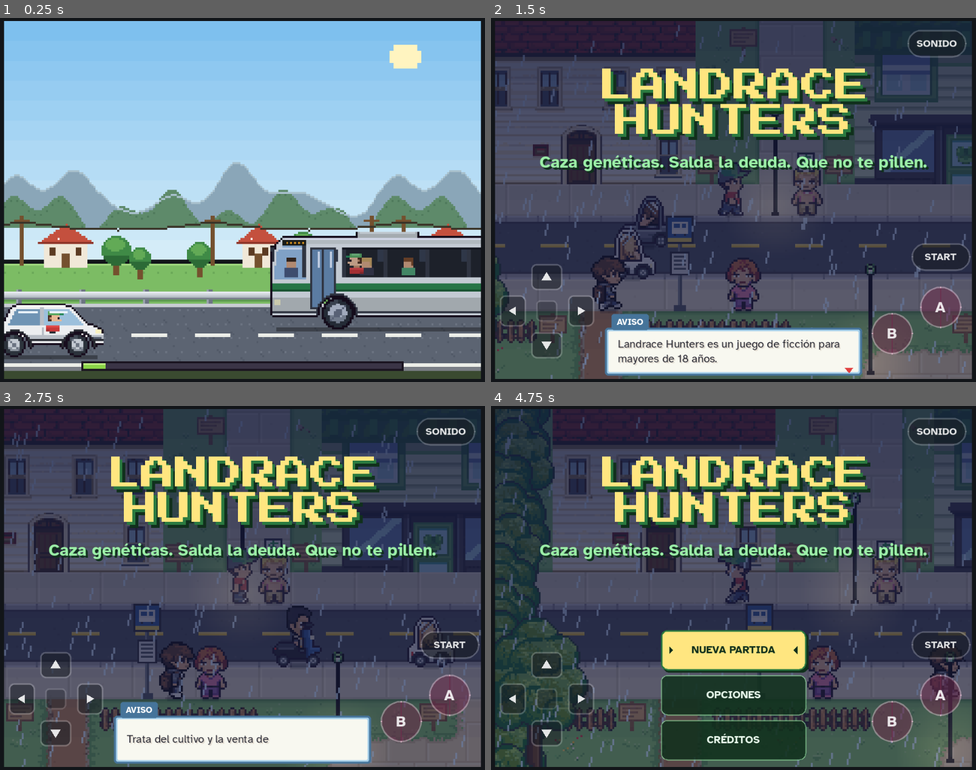
Above: before the commit, frames 1-4 (two rows, left to right).
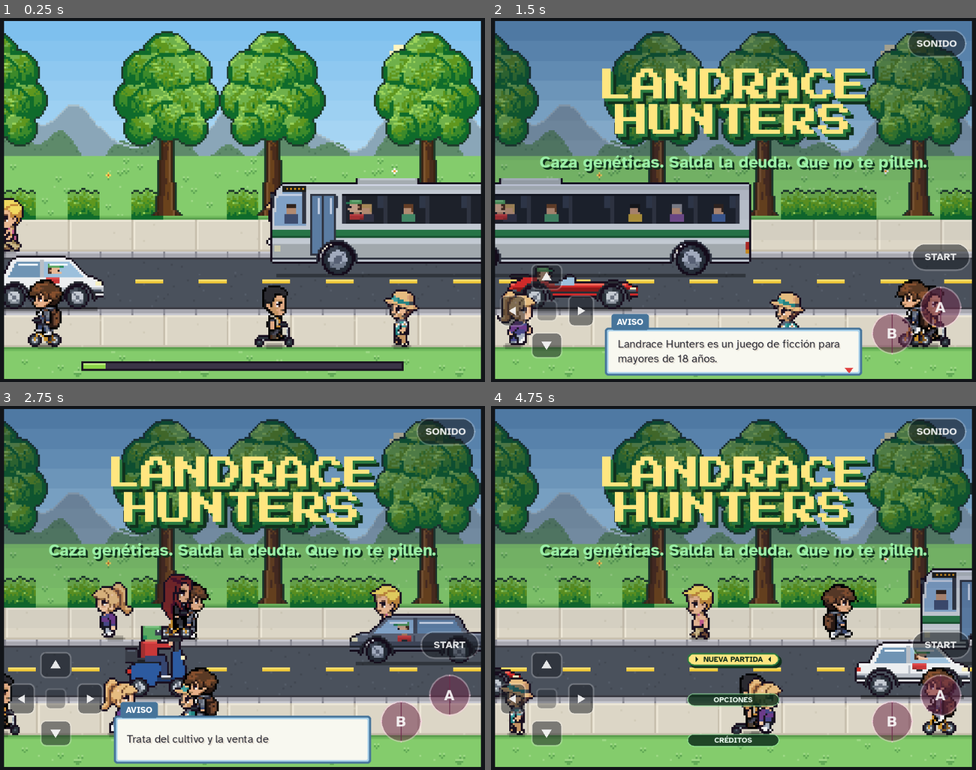
Above: after the commit, the same moments.

Repository: u0921985828-arch/Strainmon
Game: Godot game, scene res://juego.tscn
Same seed, same stepped clock (60 frames per second), same inputs: the game is played once before the commit and once after it.
Inputs (mouse positions are in pixels of both pictures, inside the frame that each line leads up to):
- Up to frame 1 (0.25 s): no input
- Up to frame 2 (1.5 s): tap Enter at 0.5 s; move the mouse to (840, 181) at 0.52 s; hold Right 0.53-1.25 s; tap Z at 0.6 s; click (840, 181) at 0.67 s; tap Space at 0.77 s; drag from (636, 218) to (709, 272) at 1.27 s
- Up to frame 3 (2.75 s): move the mouse to (291, 507) at 2.02 s; hold Right from 2.03 s (still down); tap Keypad Enter at 2.1 s
- Up to frame 4 (4.75 s): release Right at 2.75 s; drag from (709, 660) to (588, 533) at 2.77 s; move the mouse to (879, 642) at 3.52 s; hold Left 3.53-4.25 s; tap X at 3.6 s; tap Space at 3.77 s; drag from (588, 533) to (660, 497) at 4.27 s

The runs differ from the first frame. In frame 1, 79% of the frame differs, in the area x 0-100%, y 3-100%; in frame 2, 72%; in frame 3, 71%; in frame 4, 81%, in the area x 0-100%, y 0-100%.

Commit message:
1.57.1: la calle del juego en la carga y en el título, botones del título más pequeños y el extracto en el porro con tabaco
Co-Authored-By: Claude Opus 5.5 <noreply@anthropic.com>
Claude-Session: https://claude.ai/code/session_01WWCwQsjgK3rvw6gQoSEGYZ

Diff:
--- a/ribera-verde/godot/src/escena_viaje.gd
+++ b/ribera-verde/godot/src/escena_viaje.gd
@@ -6,6 +6,8 @@
 extends RefCounted
 
 const Croquis = preload("res://src/croquis.gd")
+const Atlas = preload("res://src/atlas.gd")
+const Datos = preload("res://src/datos.gd")
 
 const DUR := 3000.0      # ms: entra, rueda y sale
 const ENTRA := 700.0
@@ -170,8 +172,24 @@
 		return
 	var sw: int = P.J.SW
 	var sh: int = P.SH
-	_cielo(P, sw, 0)
-	_fondo(P, sw, sh, 0.0, Color(1, 1, 1))
+	if Datos.CAL and Atlas.ok:   # 1.57.1: la calle con el arte del juego
+		pinta_calle(P, e)
+	else:
+		_cielo(P, sw, 0)
+		_fondo(P, sw, sh, 0.0, Color(1, 1, 1))
+		_coches(P, e, Y_CARRETERA + CARRIL_LEJOS, Y_CARRETERA + CARRIL)
+	# la barra, con su marco
+	var bw := sw - 80
+	var bx := 40
+	var by := sh - 8
+	P._rect(bx - 1, by - 1, bw + 2, 5, Color("#1a1420"))
+	P._rect(bx, by, bw, 3, Color("#3a3446"))
+	P._rect(bx, by, int(bw * clampf(e / CARGA, 0.0, 1.0)), 3, Color("#8bd448"))
+	P._rect(bx, by, int(bw * clampf(e / CARGA, 0.0, 1.0)), 1, Color("#c4f088"))
+
+# los vehículos de perfil por los dos carriles (suelo de cada carril: el de enfrente y este)
+static func _coches(P, e: float, suelo1: int, suelo0: int) -> void:
+	var sw: int = P.J.SW
 	for carril in [1, 0]:
 		for v in CARGA_V:
 			if int(v[1]) != carril:
@@ -184,7 +202,7 @@
 			var x := fposmod(anda, vuelta) - w
 			if carril == 1:
 				x = sw - x - w
-			var suelo := Y_CARRETERA + (CARRIL if carril == 0 else CARRIL_LEJOS)
+			var suelo := suelo0 if carril == 0 else suelo1
 			var bote := 1 if int(anda / 18.0) % 4 == 0 else 0
 			var vx := int(x)
 			var vy := suelo - int(m.suelo) - bote
@@ -197,14 +215,121 @@
 				var rx := int(r[0]) if carril == 0 else w - int(r[0])
 				var rim: Image = R["rueda-%d-%d" % [d, f if carril == 0 else 3 - f]]
 				P._img(rim, vx + rx - d / 2, vy + bote + int(r[1]) - d / 2, tv)
-	# la barra, con su marco
-	var bw := sw - 80
-	var bx := 40
-	var by := sh - 8
-	P._rect(bx - 1, by - 1, bw + 2, 5, Color("#1a1420"))
-	P._rect(bx, by, bw, 3, Color("#3a3446"))
-	P._rect(bx, by, int(bw * clampf(e / CARGA, 0.0, 1.0)), 3, Color("#8bd448"))
-	P._rect(bx, by, int(bw * clampf(e / CARGA, 0.0, 1.0)), 1, Color("#c4f088"))
+
+# 1.57.1 (lo pidió el usuario: «que aparezcan en la pantalla de carga los sprites reales de césped, árboles, setos, también molaría que
+# pasasen algún transeúnte… que se quede de fondo la carretera andando coches y por la acera transeúntes andando, en bici, patinete»): la
+# calle del juego vista de lado, quieta, de abajo arriba: la acera de delante, la calzada (dos carriles), la acera de detrás y dos filas de
+# hierba con árboles y setos, el monte y el cielo; por las aceras, gente andando, en bici y en patinete; por la calzada, los vehículos de
+# perfil. La carga y el título (CALLE_FIL: filas de 16 px desde abajo)
+const CALLE_FIL := ["grass", "walk", "roadB", "roadT", "walk", "grass", "grass"]   # abajo, la hierba con la barra de la carga
+# los de las aceras: acera (0 la de detrás, 1 la de delante), sentido, px/ms, dónde va en la vuelta (0..1) y vehículo
+const PEATONES := [[0, 1, 0.040, 0.05, ""], [0, -1, 0.034, 0.40, ""], [0, 1, 0.085, 0.62, "bici"], [0, -1, 0.045, 0.85, ""],
+	[1, -1, 0.042, 0.20, ""], [1, 1, 0.066, 0.50, "patinete"], [1, -1, 0.090, 0.75, "bici"], [1, 1, 0.038, 0.95, ""]]
+
+static func calle_y0(P) -> int:
+	return int(P.SH) - 16 * CALLE_FIL.size()
+
+static func pinta_calle(P, e: float) -> void:
+	var sw: int = P.J.SW
+	var y0 := calle_y0(P)
+	_cielo(P, sw, 0)
+	var im: Image = R.monte
+	var x := 0
+	while x < sw:
+		P._img(im, x, y0 - im.get_height() + 3, Color(1, 1, 1))
+		x += im.get_width()
+	var n := CALLE_FIL.size()
+	var cols := ceili(sw / 16.0)
+	for i in n:
+		var k: String = CALLE_FIL[n - 1 - i]
+		var sy := y0 + i * 16
+		for tx in cols:
+			var kk := k
+			if i == 0 and P.hash_t(tx, 5) % 9 == 0:
+				kk = "flowers"
+			_tile(P, kk, tx, i, tx * 16, sy)
+		if k == "grass" and i + 1 < n and CALLE_FIL[n - 2 - i] == "walk":   # el canto de la hierba junto a la acera
+			P._rect(0, sy + 15, sw, 1, Color8(0x5a, 0xa0, 0x4e))
+			P._rect(0, sy + 14, sw, 1, Color8(0x72, 0xbc, 0x5e))
+		if k == "grass" and i > 0 and CALLE_FIL[n - i] == "walk":
+			P._rect(0, sy, sw, 1, Color8(0x5a, 0xa0, 0x4e))
+			P._rect(0, sy + 1, sw, 1, Color8(0x72, 0xbc, 0x5e))
+	# en la fila de hierba de abajo, setos y algún árbol (con el pie en la fila)
+	var fy := y0 + 31
+	var gt = Atlas.cubre("obj:tree")
+	var gs = Atlas.cubre("obj:seto")
+	var list := []
+	var ult := -9
+	for tx in range(-1, cols + 1):
+		var h: int = P.hash_t(tx, 3)
+		var d: Dictionary = P.desfase("tree", tx, 3)
+		if gt and tx - ult >= 3 and (h % 3 == 0 or tx - ult >= 7):   # árboles sueltos, a 3-7 casillas
+			ult = tx
+			var k := "tree2" if h % 5 == 0 else "tree"
+			var g2 = Atlas.cubre("obj:" + k)
+			var f = Atlas.frame_de(g2 if g2 else gt, k, "unica", 0, {"i": 0, "esp": d.esp})
+			if f:
+				list.append([fy - 2, f, tx * 16 + 8 + d.dx, fy - 2])
+		elif h % 4 and gs:
+			var f2 = Atlas.frame_de(gs, "seto", "unica", 0, {"i": 0})
+			if f2:
+				list.append([fy, f2, tx * 16 + 8, fy])
+	for q in list:
+		P._pinta(q[1], q[2], q[3])
+	# la acera de detrás, el carril de enfrente, el de este lado y la de delante
+	_peatones(P, e, 0, y0 + 47)
+	_coches(P, e, y0 + 60, y0 + 77)
+	_peatones(P, e, 1, y0 + 95)
+
+static func _tile(P, k: String, tx: int, ty: int, sx: int, sy: int) -> void:
+	var fp = Atlas.frame_de("exterior-pk", "pk-" + k, "unica", 0, {"i": 0})
+	if fp:
+		P.L.draw_texture_rect_region(Atlas.tex(fp.c), Rect2(sx, sy, 16, 16), Rect2(((tx & 3) + 4 * (ty & 3)) * 16, 0, 16, 16))
+		return
+	var f = Atlas.frame_de(Atlas.cubre("tile:" + k), k, "unica", 0, {"i": 0})
+	if f:
+		P.L.draw_texture_rect_region(Atlas.tex(f.c), Rect2(sx, sy, 16, 16), Rect2(0, 0, 16, 16))
+
+static func _peatones(P, e: float, acera: int, yp: int) -> void:
+	var sw: int = P.J.SW
+	var vuelta := float(sw + 64)
+	for i in PEATONES.size():
+		var q: Array = PEATONES[i]
+		if int(q[0]) != acera:
+			continue
+		var gr = Atlas.grupo_look(Datos.rand_look("calle%d" % i, "client"))
+		if not gr:
+			continue
+		var anda: float = e * float(q[2]) + float(q[3]) * vuelta
+		var x := fposmod(anda, vuelta) - 32.0
+		if int(q[1]) < 0:
+			x = sw - x
+		var dir := "east" if int(q[1]) > 0 else "west"
+		var v: String = q[4]
+		if v != "" and not Atlas.anim_de("vehiculos", v + "-atras"):
+			v = ""
+		var f = null
+		if v == "patinete":
+			f = Atlas.frame_de(gr, "base", dir, 0, {"i": 0})
+		else:
+			f = Atlas.frame_de(gr, "walk", dir, 0, {"ph": fposmod(anda / (48.0 if v == "bici" else 32.0), 1.0)})
+		if f == null:
+			continue
+		var xp := int(x)
+		var sm := Color8(0, 0, 0, 56)
+		P._rect(xp - 4, yp - 1, 8, 3, sm)
+		P._rect(xp - 5, yp, 10, 1, sm)
+		if v != "":
+			var o := {"i": int(anda / 8.0) % 2}
+			var va = Atlas.frame_de("vehiculos", v + "-atras", dir, 0, o)
+			var vd = Atlas.frame_de("vehiculos", v + "-delante", dir, 0, o)
+			if va:
+				P._pinta(va, xp, yp)
+			P._pinta(f, xp, yp - int(P.J.D.VEHICULOS[v].sube))
+			if vd:
+				P._pinta(vd, xp, yp)
+		else:
+			P._pinta(f, xp, yp)
 
 static func _texto(P, x: int, y: int, t: String, s: int) -> void:
 	for q in Croquis.letras(t):
--- a/ribera-verde/godot/src/mundo.gd
+++ b/ribera-verde/godot/src/mundo.gd
@@ -2055,7 +2055,7 @@
 # el bong, el vaporizador y el grinder, del grow (PARAFERNALIA). g: cogollos por vez (el porro, con tabaco, gt); gr: extracto
 # por vez (0 = el porro no lleva extracto); con: lo que hace falta en S.items
 const FUMAR := {
-	"porro": {"n": "Liarte un porro", "g": 0.5, "gt": 0.3, "gr": 0.0, "con": ["papel", "mechero"]},
+	"porro": {"n": "Liarte un porro", "g": 0.5, "gt": 0.3, "gr": 0.0, "grt": 0.1, "con": ["papel", "mechero"]},   # grt (1.57.1): extracto con tabaco
 	"pipa": {"n": "Una pipa", "g": 0.2, "gr": 0.1, "con": ["pipa", "mechero"]},
 	"bong": {"n": "Un bong", "g": 0.3, "gr": 0.1, "con": ["bong", "mechero"]},
 	"vapo": {"n": "El vaporizador", "g": 0.2, "gr": 0.1, "con": ["vapo"]},
@@ -2096,10 +2096,14 @@
 				tab = true
 				gb = F.gt
 	var ls := bud_lots(gb).map(func(l): return [l[0], l[1], false])
-	if F.gr > 0:
-		ls += rosin_lots(F.gr).map(func(l): return [l[0], l[1], true])
+	# 1.57.1 (lo pidió el usuario: «las extracciones se deberían de poder fumar también con tabaco, sin tabaco no, porque sería con la
+	# pipa»): en el porro, el extracto solo con tabaco (grt); solo, en la pipa, el bong o el vaporizador
+	var gx: float = F.gr if F.gr > 0 else (float(F.grt) if tab and Datos.CAL else 0.0)
+	if gx > 0:
+		ls += rosin_lots(gx).map(func(l): return [l[0], l[1], true])
 	if ls.is_empty():
-		await say("No llevas nada para fumar." if F.gr > 0 else "No llevas cogollos para liarte uno.")
+		var sin_tab: bool = mk == "porro" and Datos.CAL and not tab and not rosin_lots(F.grt).is_empty()
+		await say("No llevas nada para fumar." if F.gr > 0 else ("Sin cogollos, el extracto solo se lía con tabaco; si no, en una pipa, un bong o el vaporizador." if sin_tab else "No llevas cogollos para liarte uno."))
 		return
 	var i := 0
 	if ls.size() > 1:
@@ -2111,7 +2115,7 @@
 	var thc: float = ls[i][1].thc
 	var nom: String = extr_nombre(lk, true) if r else lot_nombre(lk)
 	if r:
-		use_rosin(lk, F.gr)
+		use_rosin(lk, gx)
 	else:
 		use_buds(lk, gb)
 	if mk == "porro":
--- a/ribera-verde/godot/src/pinta.gd
+++ b/ribera-verde/godot/src/pinta.gd
@@ -63,6 +63,8 @@
 		modo = "carpa"
 	elif m == "title":
 		modo = "demo"   # 1.35: la partida de fondo (demo_entra, mundo.gd)
+		if Datos.CAL and Atlas.ok and EscViaje.carga():
+			modo = "calle"   # 1.57.1 (lo pidió el usuario): la calle de la carga sigue de fondo, en vez de la partida
 	elif m == "intro":
 		modo = "title"
 	elif m == "carga":
@@ -110,6 +112,12 @@
 	elif modo == "carga":
 		if n == 0:
 			EscViaje.pinta_carga(self, now - float(J.carga_t0))
+	elif modo == "calle":
+		if n == 0:
+			EscViaje.pinta_calle(self, now - float(J.carga_t0))
+		elif n == 2:   # un velo azul arriba, más suave que el de la partida de fondo, para que se lean el título y el lema
+			for i in 11:
+				_rect(0, i * 10, J.SW, 10, Color8(14, 22, 60, Datos.jsround((0.42 - i * 0.038) * 255)))
 	elif modo == "carpaC" and n == 2:
 		L.draw_set_transform(Vector2(OX(), OY()))
 		_vfx({"x": 0, "y": 0}, "home")
--- a/ribera-verde/godot/src/ui.gd
+++ b/ribera-verde/godot/src/ui.gd
@@ -1153,15 +1153,21 @@
 	var hueco: float = ui_rect().end.y - 6 * us - _tit_fin() - 4 * us
 	var h := clampf(48 * _dp(), TIT_H * us, maxf(TIT_H * us, (hueco - (n - 1) * TIT_SEP * us) / n))
 	var lista := VBoxContainer.new()
-	lista.add_theme_constant_override("separation", roundi(TIT_SEP * us))
+	lista.add_theme_constant_override("separation", 0 if Datos.CAL else roundi(TIT_SEP * us))
 	var fs := roundi(9.5 * us)
+	var cal: bool = Datos.CAL   # 1.57.1 (lo pidió el usuario: «los botones de la UI principal más pequeños, más limpio»): la pastilla
+	# se dibuja más pequeña (TIT_WV × TIT_HV) en el centro de su botón, que se sigue tocando en 48 dp de alto
+	var hv := minf(h, TIT_HV * us) if cal else h
+	var wv := roundf((TIT_WV if cal else TIT_W) * us)
+	if cal:
+		fs = roundi(7 * us)
 	for k in n:
 		var b := Control.new()
-		b.custom_minimum_size = Vector2(roundf(TIT_W * us), roundf(h))
+		b.custom_minimum_size = Vector2(wv, roundf(h))
 		var sel := k == m_i
 		var txt: String = m_items[k].label
 		b.draw.connect(func():
-			var r := Rect2(Vector2.ZERO, b.custom_minimum_size)
+			var r := Rect2(Vector2(0, roundf((b.custom_minimum_size.y - hv) / 2)), Vector2(b.custom_minimum_size.x, roundf(hv)))
 			var rad := roundi(minf(r.size.y, 12 * us) / 2)
 			var st := StyleBoxFlat.new()
 			st.set_corner_radius_all(rad)
@@ -1179,12 +1185,12 @@
 				st.set_border_width_all(roundi(maxf(1, us)))
 			st.draw(b.get_canvas_item(), r)
 			var tw := negrita.get_string_size(txt, HORIZONTAL_ALIGNMENT_LEFT, -1, fs).x
-			var y := (r.size.y + negrita.get_ascent(fs) - negrita.get_descent(fs)) / 2
+			var y := r.position.y + (r.size.y + negrita.get_ascent(fs) - negrita.get_descent(fs)) / 2
 			var col := Color("#10301c") if sel else Color("#e8f8ec")
 			b.draw_string(negrita, Vector2((r.size.x - tw) / 2, y), txt, HORIZONTAL_ALIGNMENT_LEFT, -1, fs, col)
 			if sel:
-				var cy := r.size.y / 2
-				var a := 3.5 * us
+				var cy := r.get_center().y
+				var a := (2.5 if cal else 3.5) * us
 				b.draw_colored_polygon(PackedVector2Array([Vector2(8 * us, cy - a), Vector2(8 * us + a, cy), Vector2(8 * us, cy + a)]), col)
 				b.draw_colored_polygon(PackedVector2Array([Vector2(r.size.x - 8 * us, cy - a), Vector2(r.size.x - 8 * us - a, cy), Vector2(r.size.x - 8 * us, cy + a)]), col))
 		var idx := k
@@ -1746,6 +1752,8 @@
 const TIT_W := 132.0   # los botones: de ancho, en u; de alto, 48 dp si caben (TIT_H como poco), con TIT_SEP entre ellos
 const TIT_H := 17.0
 const TIT_SEP := 4.0
+const TIT_WV := 84.0   # 1.57.1: la pastilla, más pequeña
+const TIT_HV := 12.0
 var caja_menu: StyleBox = null
 
 # dónde acaba el lema, en la pantalla (los botones no suben de ahí)
--- a/ribera-verde/godot/tests/ciclo.gd
+++ b/ribera-verde/godot/tests/ciclo.gd
@@ -352,7 +352,7 @@
 		await foto("00-carga")
 		check("la carga acaba sola en el título", await hasta(func(): return J.mode == "title", 900))
 		await espera(20)
-	check("arranca en el título", J.mode == "title" and J.titulo.visible and J.pintor.modo == "demo" and not J.hud.visible)
+	check("arranca en el título (%s)" % J.pintor.modo, J.mode == "title" and J.titulo.visible and J.pintor.modo == ("calle" if Datos.CAL else "demo") and not J.hud.visible)   # 1.57.1: con CAL, la calle de la carga de fondo
 	# el primer arranque: el aviso de edad (+18) con su pregunta; aceptado, se guarda en los ajustes y no vuelve a salir
 	textos.clear()
 	var hay_aviso: bool = await hasta(func(): return J.dlg.visible, 60)
--- a/ribera-verde/godot/tests/ocio.gd
+++ b/ribera-verde/godot/tests/ocio.gd
@@ -155,6 +155,17 @@
 	chk(corre(func(): await J.fumar_sentado()) and is_equal_approx(float(S.buds.ak47.g), 9.6) and int(S.items.papel) == 1, "el porro con grinder: 0,4 g (%s)" % S.buds.ak47.g)
 	QUIERO = ["Con tabaco"]
 	chk(corre(func(): await J.fumar_sentado()) and is_equal_approx(float(S.buds.ak47.g), 9.3) and is_equal_approx(float(S.items.tabaco), 4.3), "con tabaco: 0,3 g y 0,7 de tabaco (%s, %s)" % [S.buds.ak47.g, S.items.tabaco])
+	# 2b · 1.57.1: el extracto en el porro, solo con tabaco (0,1 g); sin tabaco, no (a la pipa)
+	S.buds = {}
+	S.rosin = {"ak47~rosin": {"g": 1.0, "thc": 60.0, "dia": S.day}}
+	S.items.papel = 3
+	LOG = []
+	QUIERO = ["Solo hierba"]
+	chk(corre(func(): await J.fumar_sentado()) and is_equal_approx(float(S.rosin["ak47~rosin"].g), 1.0) and LOG.any(func(t): return t.contains("solo se lía con tabaco")), "el extracto sin tabaco, no: %s" % [LOG])
+	LOG = []
+	QUIERO = ["Con tabaco"]
+	chk(corre(func(): await J.fumar_sentado()) and is_equal_approx(float(S.rosin["ak47~rosin"].g), 0.9) and is_equal_approx(float(S.items.tabaco), 3.6) and LOG.any(func(t): return t.contains("con tabaco")), "el extracto con tabaco: 0,1 g (%s, %s, %s)" % [S.rosin["ak47~rosin"].g, S.items.tabaco, LOG])
+	S.rosin = {}
 	# 3 · los estancos: la puerta y el rótulo en su pueblo, se llega desde la calle, el estanquero y la compra
 	for k in D.ESTANCO.k:
 		var E: Dictionary = D.ESTANCO.k[k]
--- a/ribera-verde/godot/tests/viaje.gd
+++ b/ribera-verde/godot/tests/viaje.gd
@@ -177,29 +177,20 @@
 		await J.arranque()
 		fin.m = J.mode
 		J.mode = "world") and fin.m == "title" and M.reloj - t0 < 1000, "A pasa la carga (%d ms)" % int(M.reloj - t0))
-	J.demo_e = null
-	var sv: Array = J.demo_entra(5000.0)
-	var coches := 0
-	var gente := 0
-	var acera := true
-	for e2 in J.ents:
-		if e2.get("veh"):
-			coches += 1
-			acera = acera and (int(e2.y) == 10 or int(e2.y) == 11) and e2.moving
-		elif String(e2.id).begins_with("demoG"):
-			gente += 1
-	var py: int = J.P.y
-	J.demo_sale(sv)
-	chk(coches >= 3 and acera, "el título: %d vehículos por la calzada" % coches)
-	chk(gente >= 2 and py != 10 and py != 11, "el título: %d más andando y el protagonista por la acera (fila %d)" % [gente, py])
+	# 1.57.1: la calle de la carga sigue en el título (no la partida de fondo): gente por las dos aceras, en bici y en patinete
+	var ac := {}
+	var vs := {}
+	for q in EscViaje.PEATONES:
+		ac[int(q[0])] = true
+		vs[q[4]] = true
+	chk(ac.size() == 2 and vs.has("") and vs.has("bici") and vs.has("patinete"), "la calle: andando, en bici y en patinete por las dos aceras")
+	chk(EscViaje.CALLE_FIL.has("grass") and EscViaje.CALLE_FIL.has("walk") and EscViaje.CALLE_FIL.has("roadT"), "la calle: hierba, aceras y calzada del juego")
+	J.mode = "title"
+	J.pintor.redibuja(5000.0)
+	chk(J.pintor.modo == "calle", "el título: la calle de fondo (%s)" % J.pintor.modo)
 	Datos.CAL = false
-	J.demo_e = null
-	sv = J.demo_entra(5000.0)
-	var hay := false
-	for e2 in J.ents:
-		hay = hay or e2.get("veh") != null
-	J.demo_sale(sv)
-	chk(not hay, "sin CAL, el título de antes")
+	J.pintor.redibuja(5000.0)
+	chk(J.pintor.modo == "demo", "sin CAL, el título de antes (%s)" % J.pintor.modo)
 	Datos.CAL = true
 	J.demo_e = null
 	J.mode = "world"
@@ -216,6 +207,15 @@
 					var im: Image = J.sv.get_texture().get_image()
 					im.save_png(dir.path_join("viaje-%s-%02d-%04d.png" % [veh, h, ms]))
 		J.VIAJE_V = null
+		for md in ["carga", "title"]:   # 1.57.1: la calle, en la carga y de fondo en el título
+			for ms in [800.0, 2600.0]:
+				J.mode = md
+				J.carga_t0 = 0.0
+				J.pintor.redibuja(ms)
+				for r in 3:
+					await RenderingServer.frame_post_draw
+				J.sv.get_texture().get_image().save_png(dir.path_join("calle-%s-%04d.png" % [md, int(ms)]))
+		J.mode = "world"
 	print("viaje: %d comprobaciones, %d fallos" % [n, fallos.size()])
 	for f in fallos:
 		print("  FALLO ", f)
Not shown, changed: CLAUDE.md
Not shown, changed: ribera-verde/CHANGELOG.md
Not shown, changed: ribera-verde/CLAUDE.md
